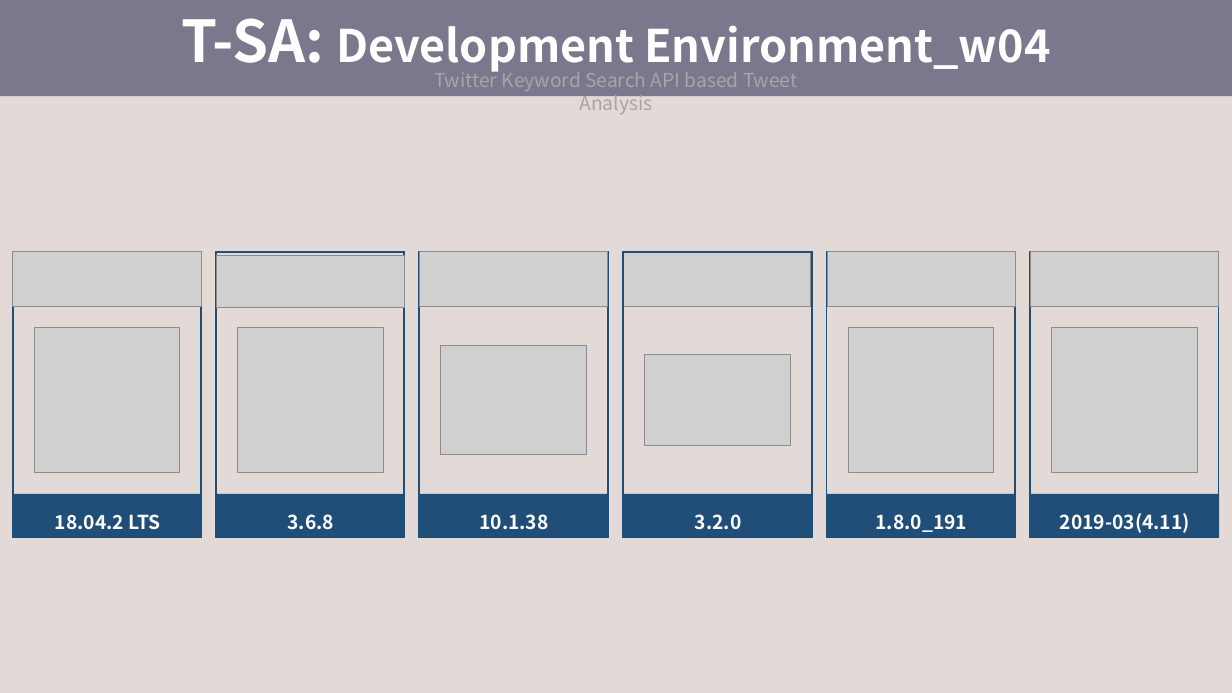
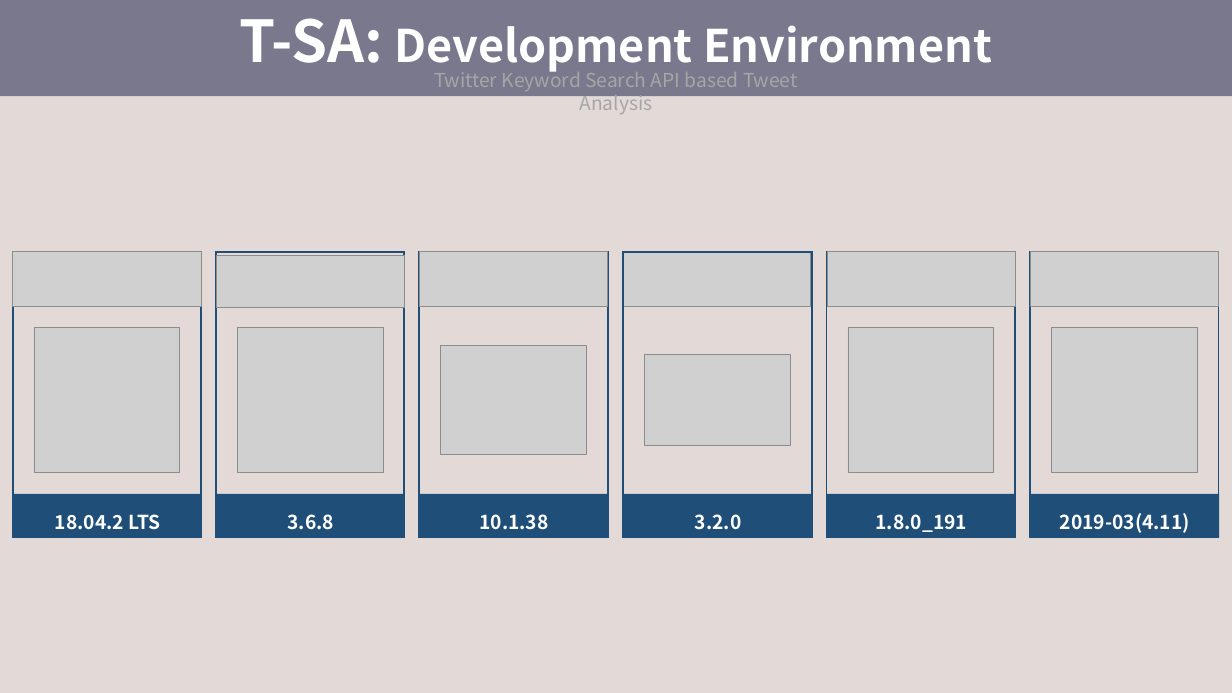
Before and after one commit to SeokJune/BigData_VI_T-SA, a slide deck: slide 5 of 00.Doc/제출용 문서/4조_브이아이.pptx (slide 7 before the commit). Drawn at 1232x693 pixels with LibreOffice and Linux fonts; fonts in the diff are those of the drawing; grey boxes stand for pictures. Boxes give left, top, right and bottom in pixels: in the first picture for what was removed or moved away, otherwise in the second. Text is boxed around its words. In the diff, an @@ line names an element or a change of style, - is before the commit and + after.

```diff
--- a/00.Doc/제출용 문서/4조_브이아이.pptx
+++ b/00.Doc/제출용 문서/4조_브이아이.pptx
@@ text in rectangle at [240, 18, 992, 73]: text changed @@
-T-SA: Development Environment_w04
+T-SA: Development Environment
```
Also in this commit, not shown: 12 other slides changed, 24 slides added, 4 slides removed.
